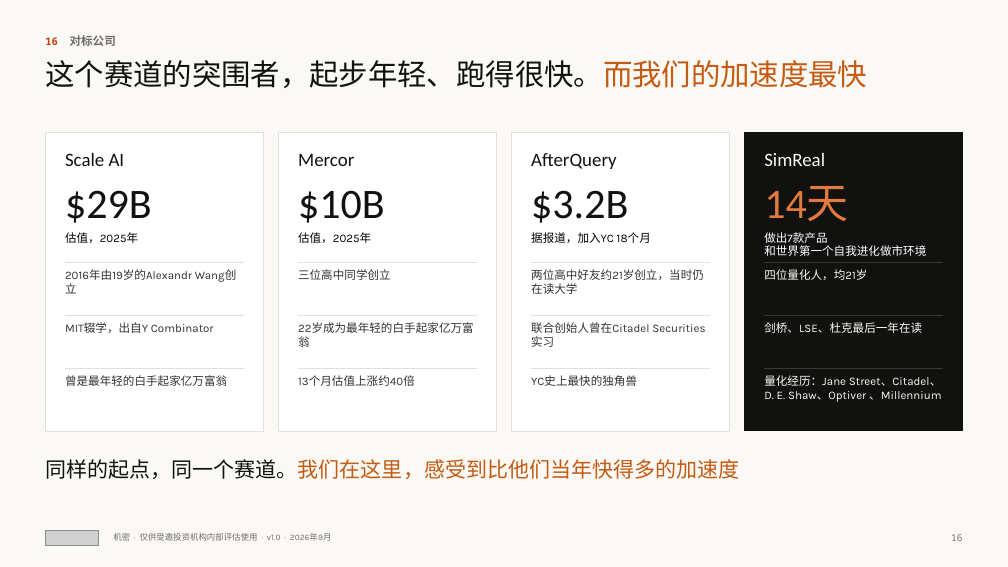
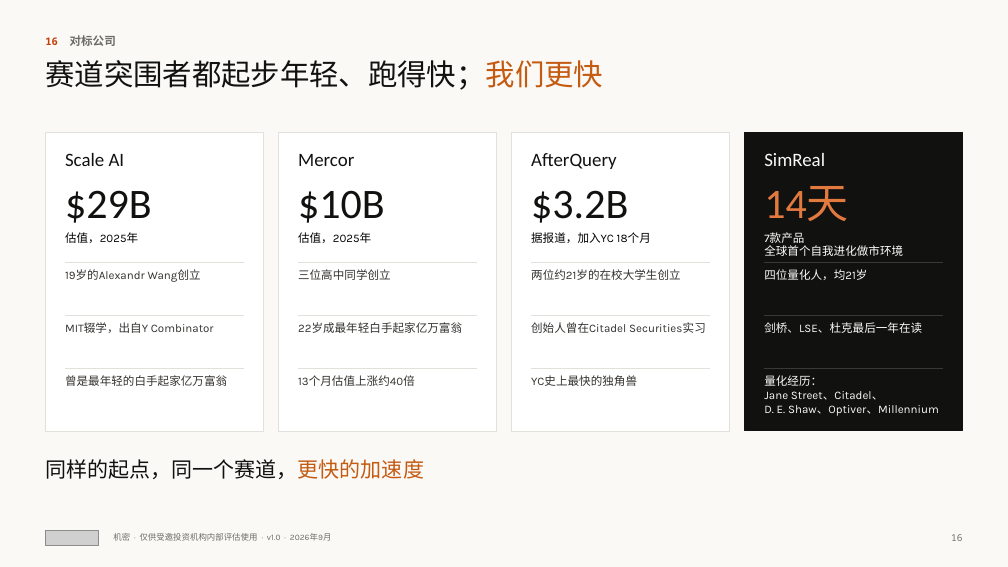
Before and after one commit to wangchen0802/Delta1, a slide deck: slide 16 of SimReal-BP-v17.pptx. Drawn at 1008x567 pixels with LibreOffice and Linux fonts; fonts in the diff are those of the drawing; grey boxes stand for pictures. Boxes give left, top, right and bottom in pixels: in the first picture for what was removed or moved away, otherwise in the second. Text is boxed around its words. In the diff, an @@ line names an element or a change of style, - is before the commit and + after.

```diff
--- a/SimReal-BP-v17.pptx
+++ b/SimReal-BP-v17.pptx
@@ text at [45,60,603,90]: text changed @@
-这个赛道的突围者，起步年轻、跑得很快。而我们的加速度最快
+赛道突围者都起步年轻、跑得快；我们更快
@@ text at [764,232,903,256]: text changed @@
-做出7款产品
-和世界第一个自我进化做市环境
+7款产品
+全球首个自我进化做市环境
@@ text at [65,269,201,282]: text changed @@
-2016年由19岁的Alexandr Wang创立
+19岁的Alexandr Wang创立
@@ text at [531,269,681,280]: text changed @@
-两位高中好友约21岁创立，当时仍在读大学
+两位约21岁的在校大学生创立
@@ text at [298,322,462,333]: text changed @@
-22岁成为最年轻的白手起家亿万富翁
+22岁成最年轻白手起家亿万富翁
@@ text at [531,322,706,333]: text changed @@
-联合创始人曾在Citadel Securities实习
+创始人曾在Citadel Securities实习
@@ text at [764,375,939,416]: spaces changed @@
-量化经历：Jane Street、Citadel、D. E. Shaw、Optiver 、Millennium
+量化经历：
+Jane Street、Citadel、
+D. E. Shaw、Optiver、Millennium
@@ text at [45,459,424,479]: text changed; text colour #C55A11 to #111110 @@
-同样的起点，同一个赛道。我们在这里，感受到比他们当年快得多的加速度
+同样的起点，同一个赛道，更快的加速度
```
Also in this commit, not shown: 17 other slides changed, 2 other files.
